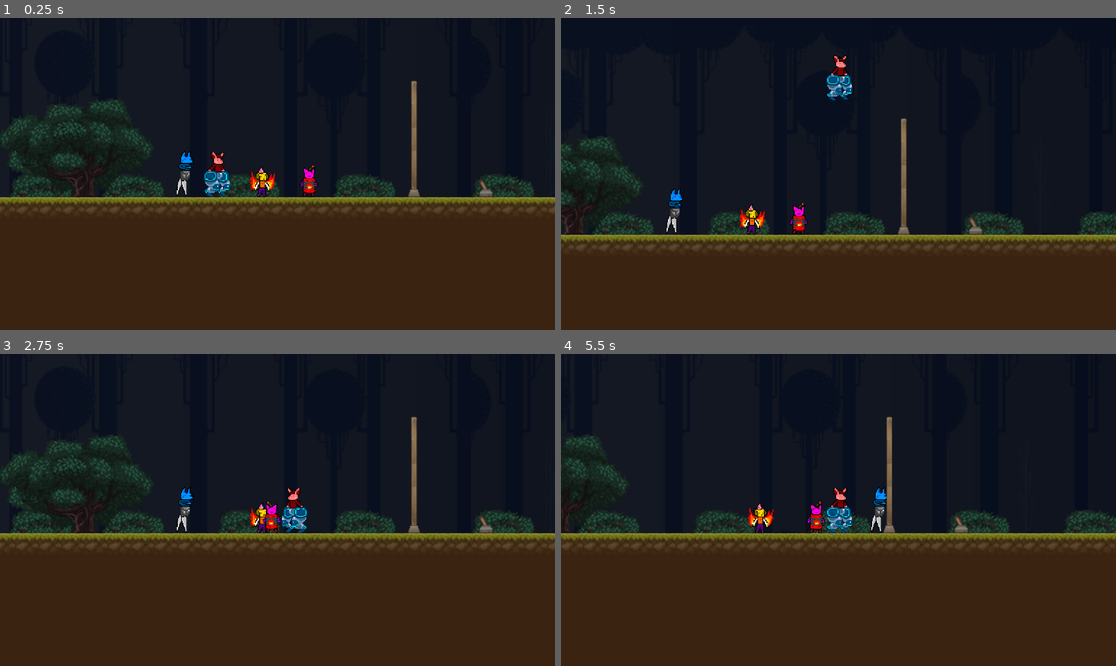
Above: before the commit, frames 1-4 (two rows, left to right).
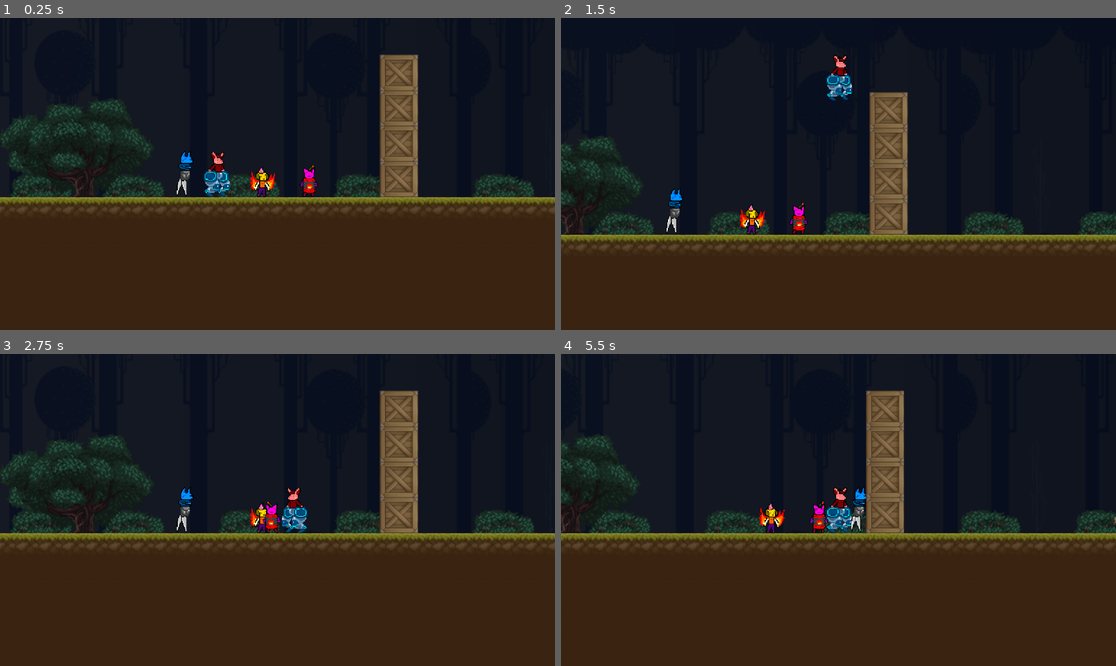
Above: after the commit, the same moments.

Repository: GSF417/partys-revival-game
Game: Godot game, scene res://levels/level1.tscn
The game is run twice, just before and just after one commit, with the same random seed, the same clock (stepped at 60 frames per second) and the same inputs. The project has no main scene, so this scene is started directly.
Inputs:
- Up to frame 1 (0.25 s): no input
- Up to frame 2 (1.5 s): tap Enter at 0.5 s; hold D (MoveRight) from 0.53 s (still down); tap Z (ExecuteAction) at 0.6 s; tap W (MoveUp) at 0.77 s; tap 1 (SwitchFirst) at 1.35 s
- Up to frame 3 (2.75 s): tap W (MoveUp) at 1.52 s; release D (MoveRight) at 2.03 s; hold A (MoveLeft) from 2.03 s (still down); hold 4 (SwitchFourth) from 2.03 s (still down)
- Up to frame 4 (5.5 s): release A (MoveLeft) at 2.78 s; release 4 (SwitchFourth) at 2.78 s; hold D (MoveRight) 2.78-4.28 s; tap 2 (SwitchSecond) at 2.85 s; tap W (MoveUp) at 3.02, 3.77, 4.52 s; hold 3 (SwitchThird) 3.53-4.28 s; hold A (MoveLeft) 4.28-5.03 s; tap Z (ExecuteAction) at 4.35 s; hold D (MoveRight) from 5.03 s (still down); hold 1 (SwitchFirst) from 5.03 s (still down)

The runs differ from the first frame. In frame 1, 3.1% of the frame differs, in the area x 68-89%, y 11-58%; in frame 2, 3.1%; in frame 3, 3.1%; in frame 4, 5.9%, in the area x 0-100%, y 11-63%.

Commit message:
Adds sounds and redesigns level 1

Diff:
--- a/levels/level1.tscn
+++ b/levels/level1.tscn
@@ -6,7 +6,12 @@
 [ext_resource type="PackedScene" uid="uid://c4lw1o0a5u8ri" path="res://scenes/heroes/hero_kinroy.tscn" id="4_an33l"]
 [ext_resource type="PackedScene" uid="uid://0b0n7gs3rbil" path="res://scenes/heroes/hero_bakudan.tscn" id="5_6w73x"]
 [ext_resource type="TileSet" uid="uid://bbvj3lhmlsa5s" path="res://levels/tilesets/forest_tileset.tres" id="6_c1git"]
+[ext_resource type="Texture2D" uid="uid://bckh8lsoua5tj" path="res://levels/assets/obstacles/box.png" id="6_hikop"]
+[ext_resource type="Texture2D" uid="uid://c68k1uj1si5gl" path="res://levels/assets/obstacles/right_arrow_sign.png" id="6_hujek"]
+[ext_resource type="Texture2D" uid="uid://d3nluwl6256vr" path="res://levels/assets/obstacles/left_arrow_sign.png" id="7_ehg57"]
 [ext_resource type="TileSet" uid="uid://5gmlxuui744x" path="res://levels/tilesets/cave_tileset.tres" id="7_vssw7"]
+[ext_resource type="Texture2D" uid="uid://4mn77u8t5s0w" path="res://levels/assets/obstacles/vines.png" id="8_8mi18"]
+[ext_resource type="Texture2D" uid="uid://5w15wy6tqlxg" path="res://levels/assets/obstacles/stone_barricade.png" id="8_31ibb"]
 
 [sub_resource type="RectangleShape2D" id="RectangleShape2D_y1pyr"]
 size = Vector2(108, 231)
@@ -17,6 +22,15 @@
 
 [sub_resource type="GradientTexture1D" id="GradientTexture1D_r8mnt"]
 gradient = SubResource("Gradient_xfk58")
+
+[sub_resource type="RectangleShape2D" id="RectangleShape2D_iuhb0"]
+size = Vector2(295.427, 485.079)
+
+[sub_resource type="RectangleShape2D" id="RectangleShape2D_q8fpj"]
+size = Vector2(25.6006, 29.2197)
+
+[sub_resource type="RectangleShape2D" id="RectangleShape2D_pc8e0"]
+size = Vector2(44.6515, 43.5145)
 
 [node name="Main" type="Node2D"]
 
@@ -58,12 +72,193 @@
 limit_right = 1250
 limit_bottom = 250
 
+[node name="Sign Right" type="Sprite2D" parent="."]
+position = Vector2(581, -12)
+scale = Vector2(0.922783, 0.615096)
+texture = ExtResource("6_hujek")
+
+[node name="Sign Left" type="Sprite2D" parent="."]
+position = Vector2(773, -13)
+scale = Vector2(0.922783, 0.615096)
+texture = ExtResource("7_ehg57")
+
 [node name="Sky" type="Sprite2D" parent="."]
 z_index = -9
-position = Vector2(398.5, 1.12502)
+position = Vector2(400, -2)
 scale = Vector2(7.66797, 607.75)
 texture = SubResource("GradientTexture1D_r8mnt")
 
+[node name="Stone Barricade" type="CanvasGroup" parent="."]
+position = Vector2(633, 2)
+rotation = 1.5708
+scale = Vector2(1.31241, 1.31241)
+
+[node name="Rocks" type="Sprite2D" parent="Stone Barricade"]
+position = Vector2(96.0065, 2.28585)
+rotation = 1.5708
+scale = Vector2(0.12251, 0.0895349)
+texture = ExtResource("8_31ibb")
+
+[node name="StaticBody2D" type="StaticBody2D" parent="Stone Barricade/Rocks"]
+
+[node name="CollisionShape2D" type="CollisionShape2D" parent="Stone Barricade/Rocks/StaticBody2D"]
+position = Vector2(4.66455, 8.51013)
+scale = Vector2(1, 1)
+shape = SubResource("RectangleShape2D_iuhb0")
+
+[node name="Rocks2" type="Sprite2D" parent="Stone Barricade"]
+position = Vector2(96.0065, -32.7641)
+rotation = 1.5708
+scale = Vector2(0.12251, 0.0895349)
+texture = ExtResource("8_31ibb")
+
+[node name="StaticBody2D" type="StaticBody2D" parent="Stone Barricade/Rocks2"]
+
+[node name="CollisionShape2D" type="CollisionShape2D" parent="Stone Barricade/Rocks2/StaticBody2D"]
+position = Vector2(4.66455, 8.51013)
+scale = Vector2(1, 1)
+shape = SubResource("RectangleShape2D_iuhb0")
+
+[node name="Rocks3" type="Sprite2D" parent="Stone Barricade"]
+position = Vector2(96.0065, -67.8141)
+rotation = 1.5708
+scale = Vector2(0.12251, 0.0895349)
+texture = ExtResource("8_31ibb")
+
+[node name="StaticBody2D" type="StaticBody2D" parent="Stone Barricade/Rocks3"]
+
+[node name="CollisionShape2D" type="CollisionShape2D" parent="Stone Barricade/Rocks3/StaticBody2D"]
+position = Vector2(4.66455, 8.51013)
+scale = Vector2(1, 1)
+shape = SubResource("RectangleShape2D_iuhb0")
+
+[node name="Vine Barricade" type="CanvasGroup" parent="."]
+position = Vector2(633, 2)
+rotation = 1.5708
+scale = Vector2(1.31241, 1.31241)
+
+[node name="Vine" type="Sprite2D" parent="Vine Barricade"]
+position = Vector2(6.8576, 11.4293)
+scale = Vector2(0.446447, 0.495459)
+texture = ExtResource("8_8mi18")
+
+[node name="StaticBody2D" type="StaticBody2D" parent="Vine Barricade/Vine"]
+
+[node name="CollisionShape2D" type="CollisionShape2D" parent="Vine Barricade/Vine/StaticBody2D"]
+position = Vector2(0.853357, 0.768982)
+shape = SubResource("RectangleShape2D_q8fpj")
+
+[node name="Vine2" type="Sprite2D" parent="Vine Barricade"]
+position = Vector2(6.8576, -3.04784)
+scale = Vector2(0.446447, 0.495459)
+texture = ExtResource("8_8mi18")
+
+[node name="StaticBody2D" type="StaticBody2D" parent="Vine Barricade/Vine2"]
+
+[node name="CollisionShape2D" type="CollisionShape2D" parent="Vine Barricade/Vine2/StaticBody2D"]
+position = Vector2(0.853357, 0.768982)
+shape = SubResource("RectangleShape2D_q8fpj")
+
+[node name="Vine3" type="Sprite2D" parent="Vine Barricade"]
+position = Vector2(6.8576, -17.525)
+scale = Vector2(0.446447, 0.495459)
+texture = ExtResource("8_8mi18")
+
+[node name="StaticBody2D" type="StaticBody2D" parent="Vine Barricade/Vine3"]
+
+[node name="CollisionShape2D" type="CollisionShape2D" parent="Vine Barricade/Vine3/StaticBody2D"]
+position = Vector2(0.853357, 0.768982)
+shape = SubResource("RectangleShape2D_q8fpj")
+
+[node name="Vine4" type="Sprite2D" parent="Vine Barricade"]
+position = Vector2(6.8576, -32.0022)
+scale = Vector2(0.446447, 0.495459)
+texture = ExtResource("8_8mi18")
+
+[node name="StaticBody2D" type="StaticBody2D" parent="Vine Barricade/Vine4"]
+
+[node name="CollisionShape2D" type="CollisionShape2D" parent="Vine Barricade/Vine4/StaticBody2D"]
+position = Vector2(0.853357, 0.768982)
+shape = SubResource("RectangleShape2D_q8fpj")
+
+[node name="Vine5" type="Sprite2D" parent="Vine Barricade"]
+position = Vector2(6.8576, -46.4793)
+scale = Vector2(0.446447, 0.495459)
+texture = ExtResource("8_8mi18")
+
+[node name="StaticBody2D" type="StaticBody2D" parent="Vine Barricade/Vine5"]
+
+[node name="CollisionShape2D" type="CollisionShape2D" parent="Vine Barricade/Vine5/StaticBody2D"]
+position = Vector2(0.853357, 0.768982)
+shape = SubResource("RectangleShape2D_q8fpj")
+
+[node name="Vine6" type="Sprite2D" parent="Vine Barricade"]
+position = Vector2(6.8576, -60.9565)
+scale = Vector2(0.446447, 0.495459)
+texture = ExtResource("8_8mi18")
+
+[node name="StaticBody2D" type="StaticBody2D" parent="Vine Barricade/Vine6"]
+
+[node name="CollisionShape2D" type="CollisionShape2D" parent="Vine Barricade/Vine6/StaticBody2D"]
+position = Vector2(0.853357, 0.768982)
+shape = SubResource("RectangleShape2D_q8fpj")
+
+[node name="Vine7" type="Sprite2D" parent="Vine Barricade"]
+position = Vector2(6.8576, -74.6717)
+scale = Vector2(0.446447, 0.495459)
+texture = ExtResource("8_8mi18")
+
+[node name="StaticBody2D" type="StaticBody2D" parent="Vine Barricade/Vine7"]
+
+[node name="CollisionShape2D" type="CollisionShape2D" parent="Vine Barricade/Vine7/StaticBody2D"]
+position = Vector2(0.853357, 0.768982)
+shape = SubResource("RectangleShape2D_q8fpj")
+
+[node name="Box Pile" type="CanvasGroup" parent="."]
+position = Vector2(259, -50)
+rotation = 1.5708
+scale = Vector2(1.11978, 1.17202)
+
+[node name="Box" type="Sprite2D" parent="Box Pile"]
+position = Vector2(22.3257, 5.97258)
+texture = ExtResource("6_hikop")
+
+[node name="StaticBody2D" type="StaticBody2D" parent="Box Pile/Box"]
+
+[node name="CollisionShape2D" type="CollisionShape2D" parent="Box Pile/Box/StaticBody2D"]
+position = Vector2(0.89303, 0)
+shape = SubResource("RectangleShape2D_pc8e0")
+
+[node name="Box2" type="Sprite2D" parent="Box Pile"]
+position = Vector2(-21.4327, 5.97258)
+texture = ExtResource("6_hikop")
+
+[node name="StaticBody2D" type="StaticBody2D" parent="Box Pile/Box2"]
+
+[node name="CollisionShape2D" type="CollisionShape2D" parent="Box Pile/Box2/StaticBody2D"]
+position = Vector2(0.401747, -0.106659)
+shape = SubResource("RectangleShape2D_pc8e0")
+
+[node name="Box3" type="Sprite2D" parent="Box Pile"]
+position = Vector2(-65.1912, 5.97258)
+texture = ExtResource("6_hikop")
+
+[node name="StaticBody2D" type="StaticBody2D" parent="Box Pile/Box3"]
+
+[node name="CollisionShape2D" type="CollisionShape2D" parent="Box Pile/Box3/StaticBody2D"]
+position = Vector2(0.401747, -0.106659)
+shape = SubResource("RectangleShape2D_pc8e0")
+
+[node name="Box4" type="Sprite2D" parent="Box Pile"]
+position = Vector2(-108.95, 5.97258)
+texture = ExtResource("6_hikop")
+
+[node name="StaticBody2D" type="StaticBody2D" parent="Box Pile/Box4"]
+
+[node name="CollisionShape2D" type="CollisionShape2D" parent="Box Pile/Box4/StaticBody2D"]
+position = Vector2(-1.52588e-05, -0.106659)
+shape = SubResource("RectangleShape2D_pc8e0")
+
 [node name="Ground" type="TileMap" parent="."]
 tile_set = ExtResource("6_c1git")
 format = 2
@@ -82,24 +277,13 @@
 layer_0/tile_data = PackedInt32Array(-9, 1245184, 20, 65527, 1245184, 21, -8, 1310720, 20, 65528, 1310720, 21, -7, 1376 …(817 unchanged characters)…
 
 [node name="Ground_background" type="TileMap" parent="."]
-z_index = -1
+z_index = -2
 tile_set = ExtResource("7_vssw7")
 format = 2
-layer_0/tile_data = PackedInt32Array(65574, 196608, 2, 13111 …(3772 unchanged characters)…  3, 786468, 196608, 2, 852004, 196608, 3)
+layer_0/tile_data = PackedInt32Array(65574, 196608, 2, 13111 …(3772 unchanged characters)…  3, 786468, 196608, 2, 852004, 196608, 3, 131118, 131072, 2, 196654, 131072, 2, 262190, 131072, 2)
 
 [node name="Background" type="TileMap" parent="."]
 z_index = -10
 tile_set = ExtResource("6_c1git")
 format = 2
 layer_0/tile_data = PackedInt32Array(-262148, 0, 23, -327655, 0, 23)
-
-[node name="Obstacles" type="TileMap" parent="."]
-tile_set = ExtResource("6_c1git")
-format = 2
-layer_0/tile_data = PackedInt32Array(18, 1376256, 6, 19, 1441792, 6, 23, 1572864, 6, 22, 1507328, 6, 21, 1441792, 6, 20, 1441792, 6, -65528, 1179648, 7, -131064, 1179648, 6, -196600, 1179648, 6, -262136, 1179648, 6, -327672, 1179648, 5, -393208, 1179648, 4, -65525, 1441792, 1)
-
-[node name="Obstacles_2" type="TileMap" parent="."]
-z_index = -1
-tile_set = ExtResource("6_c1git")
-format = 2
-layer_0/tile_data = PackedInt32Array(393235, 1376256, 8, 393238, 1376256, 8)
Binary file added: levels/assets/obstacles/box.png
Not shown, added: levels/assets/obstacles/box.png.import
Binary file added: levels/assets/obstacles/left_arrow_sign.png
Not shown, added: levels/assets/obstacles/left_arrow_sign.png.import
Binary file added: levels/assets/obstacles/log.png
Not shown, added: levels/assets/obstacles/log.png.import
Binary file added: levels/assets/obstacles/log_pile.png
Not shown, added: levels/assets/obstacles/log_pile.png.import
Binary file added: levels/assets/obstacles/right_arrow_sign.png
Not shown, added: levels/assets/obstacles/right_arrow_sign.png.import
Binary file added: levels/assets/obstacles/stone_barricade.png
Not shown, added: levels/assets/obstacles/stone_barricade.png.import
(and 13 more such lines)
